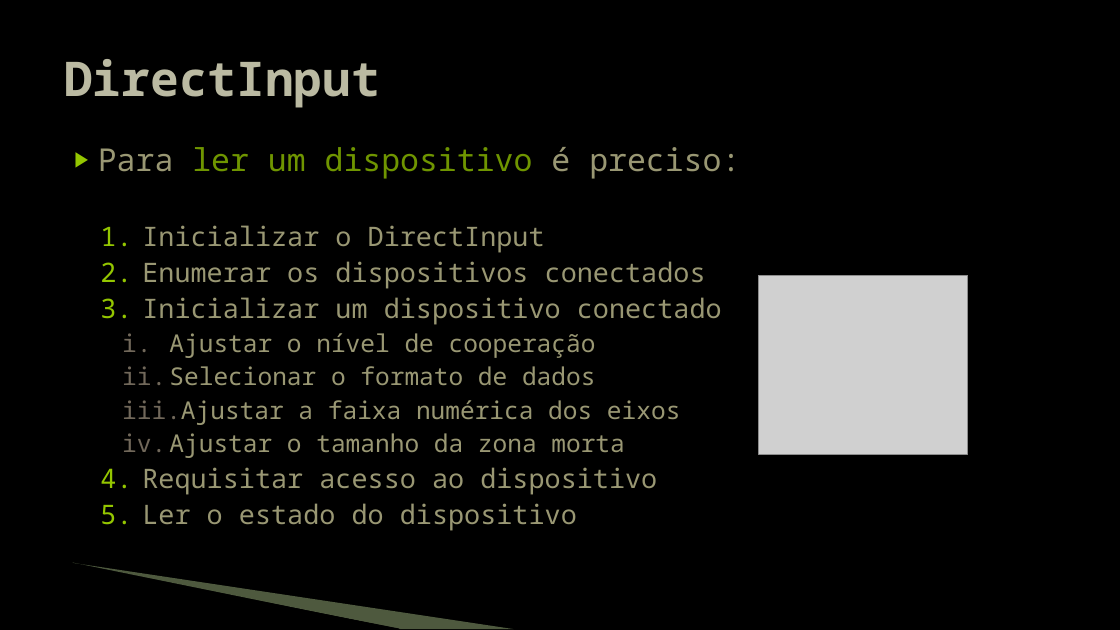
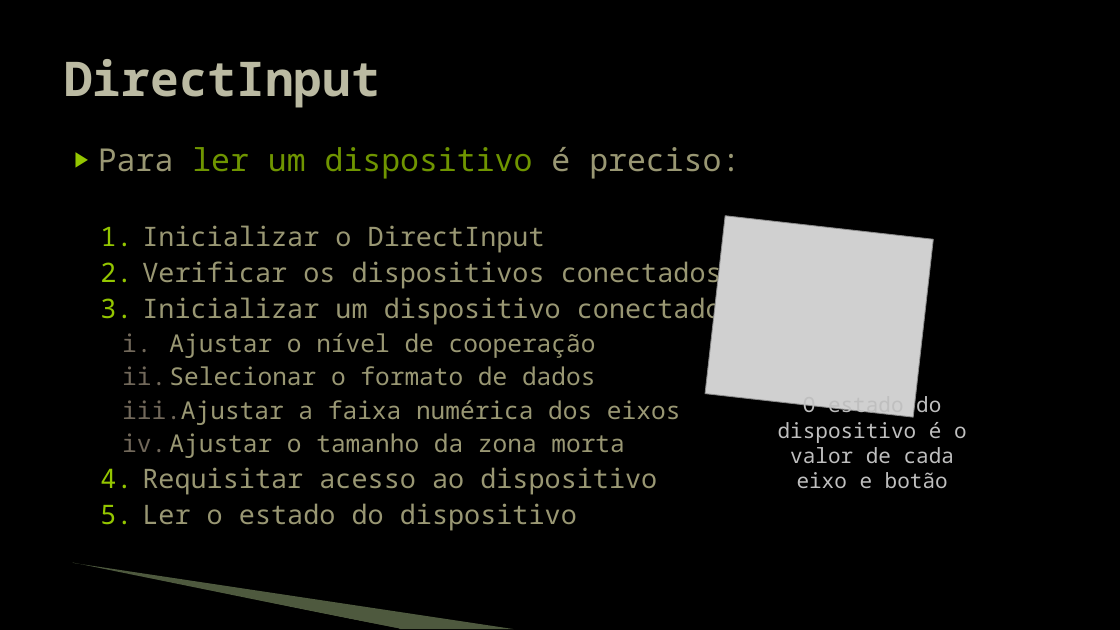
Before and after one commit to JudsonSS/Jogos, a slide deck: slide 8 of Slides/19. Controlador de Jogo.pptx. Drawn at 1120x630 pixels with LibreOffice and Linux fonts; fonts in the diff are those of the drawing; grey boxes stand for pictures; background and template pictures are left out. Boxes give left, top, right and bottom in pixels: in the first picture for what was removed or moved away, otherwise in the second. Text is boxed around its words. In the diff, an @@ line names an element or a change of style, - is before the commit and + after.

```diff
--- a/Slides/19. Controlador de Jogo.pptx
+++ b/Slides/19. Controlador de Jogo.pptx
@@ picture at (706,216,934,417): rotation 0 to 6 degrees @@
@@ text at (142,257,722,290): text changed @@
-  2. Enumerar os dispositivos conectados
+  2. Verificar os dispositivos conectados
@@ text added at (778,392,967,488), 18 pt, text #BFBFBF @@
+O estado do dispositivo é o valor de cada eixo e botão
```
Also in this commit, not shown: 7 other slides changed, 1 slide added.
